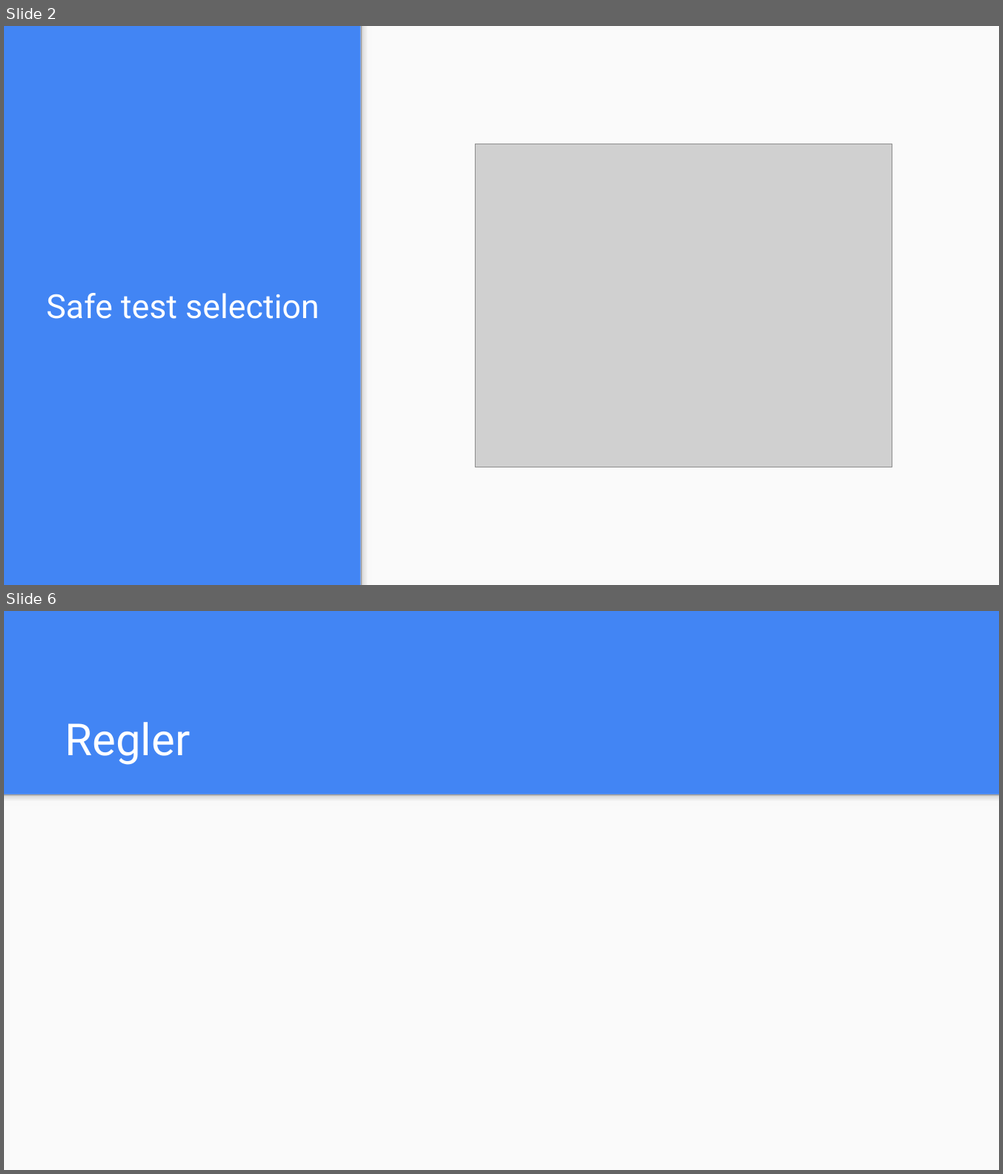
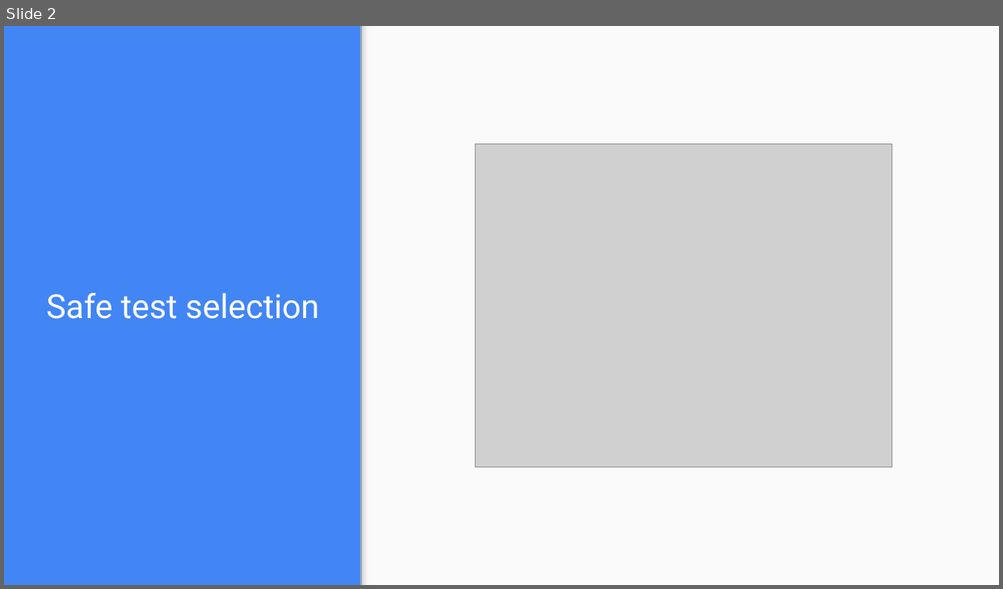
Before and after one commit to ErikHedblom/Master-Thesis, a slide deck: Exjobbspresentation.pptx. Shown one above the other, each under a label of ours: slides 2 and 6 before the commit, slide 2 after it; the slides between them are not shown. The pictures are 1003x1174 and 1003x589 pixels, drawn with LibreOffice and Linux fonts; fonts in the diff are those of the drawing; grey boxes stand for pictures. Boxes give left, top, right and bottom in pixels: in the first picture for what was removed or moved away, otherwise in the second. Text is boxed around its words. In the diff, an @@ line names an element or a change of style, - is before the commit and + after.

```diff
--- a/Exjobbspresentation.pptx
+++ b/Exjobbspresentation.pptx
@@ slide 6 removed at (4, 611, 999, 1170), background #4285F4 @@
@@ title removed at (65, 722, 190, 765) @@
-Regler
@@ rectangle removed at (4, 794, 999, 1170) @@
@@ rectangle removed at (4, 794, 999, 806) @@
```
Also in this commit, not shown: 3 slides changed, 3 slides added, 2 other slides removed.
